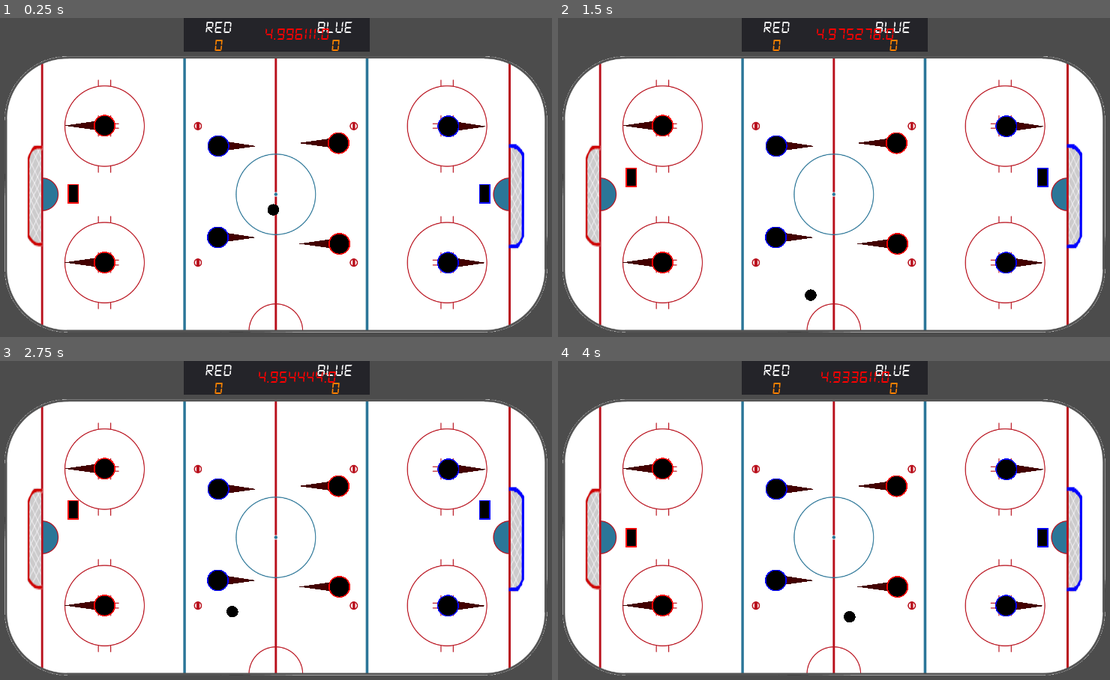
Above: before the commit, frames 1-4 (two rows, left to right).
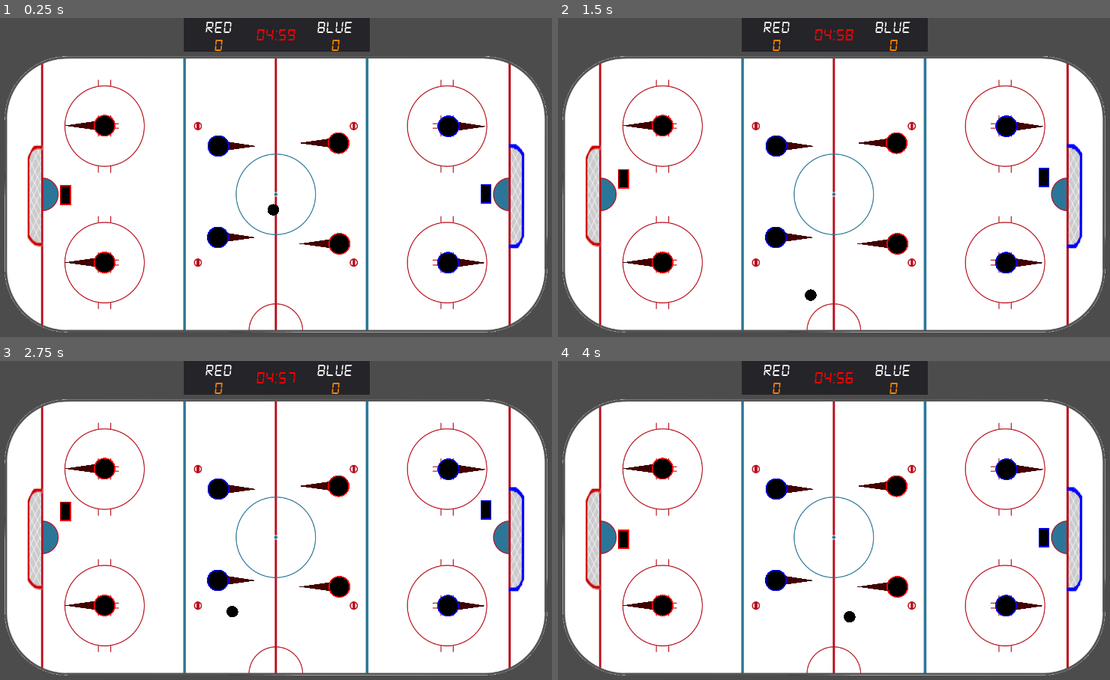
Above: after the commit, the same moments.

Repository: excelsi0r/IceHockeyArcade
Game: Godot game, scene res://Root.tscn
Two runs of this game, one before a commit and one after it. Both use one fixed random seed, a clock stepped at 60 frames per second and the inputs below.
Inputs:
- Up to frame 1 (0.25 s): no input
- Up to frame 2 (1.5 s): hold Up (ui_up) 0.53-1.28 s; hold Down (ui_down) from 1.28 s (still down)
- Up to frame 3 (2.75 s): release Down (ui_down) at 2.03 s; hold Up (ui_up) from 2.03 s (still down)
- Up to frame 4 (4 s): release Up (ui_up) at 3.53 s; hold Down (ui_down) from 3.53 s (still down)

The runs differ from the first frame. In frame 1, 0.5% of the frame differs, in the area x 10-89%, y 3-59%; in frame 2, 0.5%, in the area x 10-89%, y 3-54%; in frame 3, 0.5%; in frame 4, 0.5%.

Commit message:
added countdown timer

Diff:
--- a/IceHockey/Disk.gd
+++ b/IceHockey/Disk.gd
@@ -1,7 +1,7 @@
 extends KinematicBody2D
 
 const INIT_SPEED = 2
-const MAX_SPEED = 5
+const MAX_SPEED = 6
 var curr_speed
 
 var velocity = Vector2()
--- a/IceHockey/Root.gd
+++ b/IceHockey/Root.gd
@@ -53,9 +53,7 @@
 		countdown -= delta
 	elif countdown <= 0 && playing:
 		str("Gameover")
-
-
-
+		playing = false
 
 	pass
 
@@ -91,8 +89,11 @@
 
 	var string = ""
 
-	var minutes = time / 60
-	var seconds = 0
+	var minutes = int(time / 60)
+	var seconds = int(time - (minutes * 60))
 
-	string = str(minutes, ":", seconds)
+	if seconds < 10:
+		string = str("0", minutes, ":0", seconds)
+	else:
+		string = str("0", minutes, ":", seconds)
 	return string
--- a/IceHockey/Root.tscn
+++ b/IceHockey/Root.tscn
@@ -360,6 +360,7 @@
 
 [node name="Disk" type="KinematicBody2D" parent="." index="3"]
 
+editor/display_folded = true
 position = Vector2( 508.507, 295.193 )
 input_pickable = false
 collision_layer = 1
@@ -978,7 +979,8 @@
 
 [node name="GoalKeeperRed" type="Node2D" parent="Players" index="8"]
 
-position = Vector2( -345.595, 3.58621 )
+editor/display_folded = true
+position = Vector2( -358.627, 6.02975 )
 
 [node name="StickManGoal" type="KinematicBody2D" parent="Players/GoalKeeperRed" index="0"]
 
@@ -1015,10 +1017,12 @@
 
 [node name="GoalKeeperGoal" type="Node2D" parent="Players" index="9"]
 
-position = Vector2( 356.549, 3.58621 )
+editor/display_folded = true
+position = Vector2( 358.993, 3.58621 )
 
 [node name="StickManGoal" type="KinematicBody2D" parent="Players/GoalKeeperGoal" index="0"]
 
+editor/display_folded = true
 position = Vector2( -2.22101, -2.05219 )
 scale = Vector2( 0.293992, 0.520579 )
 input_pickable = false
@@ -1052,6 +1056,7 @@
 
 [node name="GUI" type="Control" parent="." index="5"]
 
+editor/display_folded = true
 anchor_left = 0.0
 anchor_top = 0.0
 anchor_right = 0.0
@@ -1105,10 +1110,9 @@
 anchor_top = 0.0
 anchor_right = 0.0
 anchor_bottom = 0.0
-margin_left = 39.0
-margin_top = -1.0
-margin_right = 84.0
-margin_bottom = 31.0
+margin_left = 36.0
+margin_right = 81.0
+margin_bottom = 32.0
 rect_pivot_offset = Vector2( 0, 0 )
 rect_clip_content = false
 mouse_filter = 2
@@ -1146,10 +1150,9 @@
 anchor_top = 0.0
 anchor_right = 0.0
 anchor_bottom = 0.0
-margin_left = 32.0
-margin_top = -1.0
-margin_right = 92.0
-margin_bottom = 31.0
+margin_left = 30.0
+margin_right = 90.0
+margin_bottom = 32.0
 rect_pivot_offset = Vector2( 0, 0 )
 rect_clip_content = false
 mouse_filter = 2
@@ -1187,9 +1190,8 @@
 anchor_right = 0.0
 anchor_bottom = 0.0
 margin_left = 52.0
-margin_top = -4.0
 margin_right = 67.0
-margin_bottom = 28.0
+margin_bottom = 32.0
 rect_pivot_offset = Vector2( 0, 0 )
 rect_clip_content = false
 mouse_filter = 2
@@ -1228,10 +1230,9 @@
 anchor_top = 0.0
 anchor_right = 0.0
 anchor_bottom = 0.0
-margin_left = 49.0
-margin_top = -5.0
-margin_right = 64.0
-margin_bottom = 27.0
+margin_left = 50.0
+margin_right = 65.0
+margin_bottom = 32.0
 rect_pivot_offset = Vector2( 0, 0 )
 rect_clip_content = false
 mouse_filter = 2
@@ -1252,10 +1253,10 @@
 anchor_top = 0.0
 anchor_right = 0.0
 anchor_bottom = 0.0
-margin_left = 124.0
-margin_top = 8.0
-margin_right = 262.0
-margin_bottom = 48.0
+margin_left = 87.0
+margin_top = 9.0
+margin_right = 225.0
+margin_bottom = 49.0
 rect_pivot_offset = Vector2( 0, 0 )
 rect_clip_content = false
 mouse_filter = 1
@@ -1270,9 +1271,9 @@
 anchor_top = 0.0
 anchor_right = 0.0
 anchor_bottom = 0.0
-margin_left = -2.0
+margin_left = 35.0
 margin_top = 4.0
-margin_right = 65.0
+margin_right = 102.0
 margin_bottom = 36.0
 rect_pivot_offset = Vector2( 0, 0 )
 rect_clip_content = false
@@ -1287,6 +1288,9 @@
 lines_skipped = 0
 max_lines_visible = -1
 _sections_unfolded = [ "custom_colors", "custom_fonts" ]
+__meta__ = {
+"_edit_lock_": true
+}
 
 [node name="GoalInfo" type="Panel" parent="GUI" index="1"]
 
@@ -1311,7 +1315,7 @@
 scale = Vector2( 0.472318, 0.521402 )
 frames = SubResource( 12 )
 animation = "New Anim"
-frame = 5
+frame = 7
 playing = true
 __meta__ = {
 "_edit_lock_": true
